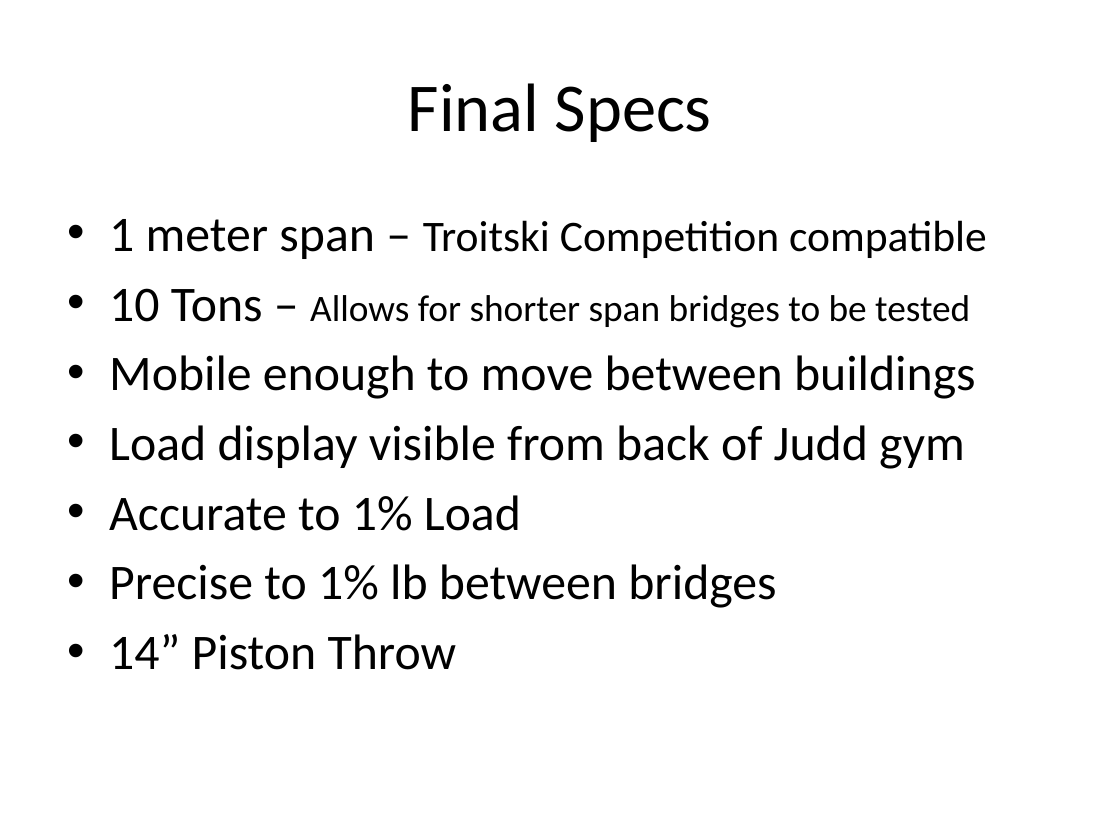
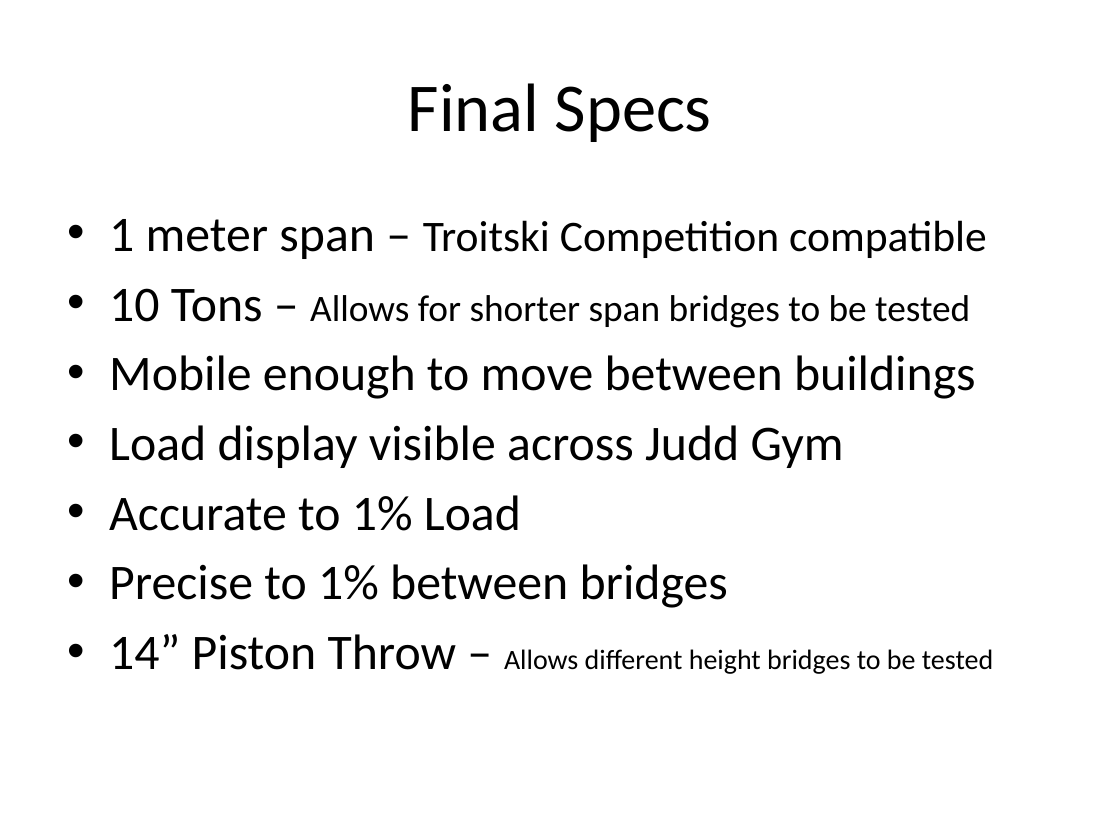
Before and after one commit to TheBengineer/Bridge-Tester, a slide deck: slide 5 of Presentations/February 10, 2014/Bridge Tester.pptx. Drawn at 1120x840 pixels with LibreOffice and Linux fonts; fonts in the diff are those of the drawing. Boxes give left, top, right and bottom in pixels: in the first picture for what was removed or moved away, otherwise in the second. Text is boxed around its words. In the diff, an @@ line names an element or a change of style, - is before the commit and + after.

```diff
--- a/Presentations/February 10, 2014/Bridge Tester.pptx
+++ b/Presentations/February 10, 2014/Bridge Tester.pptx
@@ text at <box>109,425,844,468</box>: text changed @@
-• Load display visible from back of Judd gym
+• Load display visible across Judd Gym
@@ text at <box>109,564,993,674</box>: text changed @@
-• Precise to 1% lb between bridges
-• 14” Piston Throw
+• Precise to 1% between bridges
+• 14” Piston Throw – Allows different height bridges to be tested
```
Also in this commit, not shown: 5 other slides changed, 3 slides added, 2 slides removed, 1 other file.
